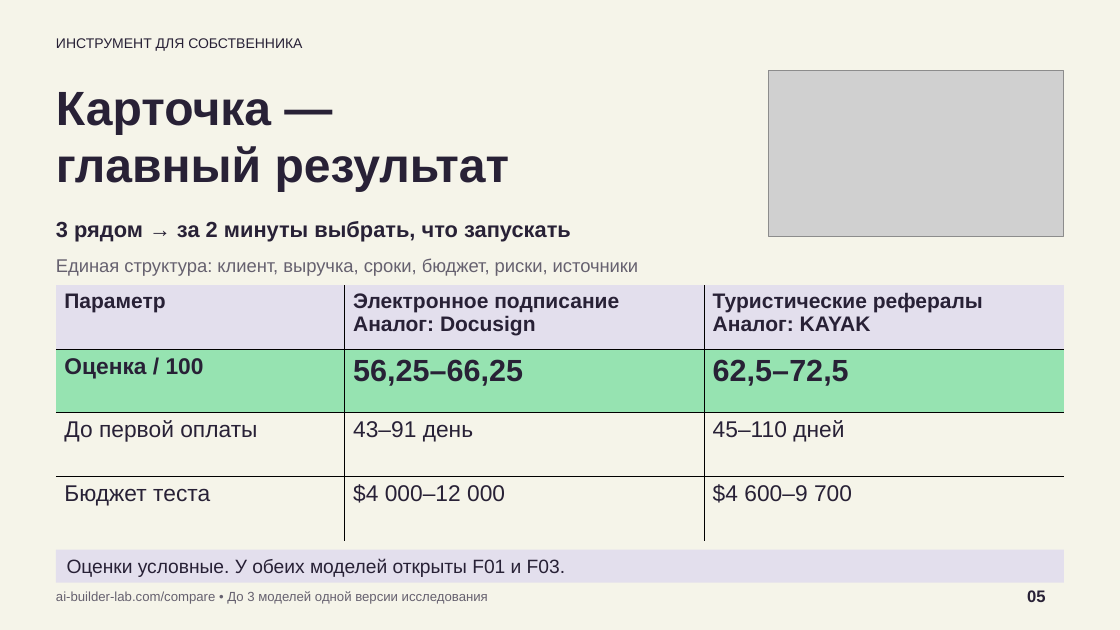
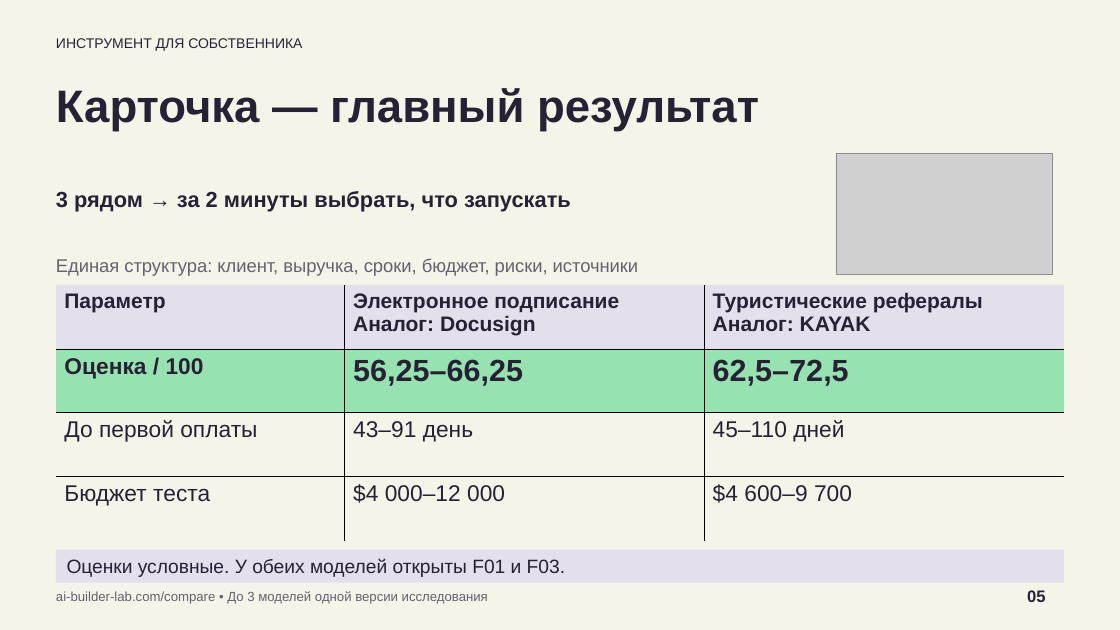
Before and after one commit to bcmle/test_ai_builder, a slide deck: slide 5 of presentation/AI-Builder-CEO.pptx. Drawn at 1120x630 pixels with LibreOffice and Linux fonts; fonts in the diff are those of the drawing; grey boxes stand for pictures. Boxes give left, top, right and bottom in pixels: in the first picture for what was removed or moved away, otherwise in the second. Text is boxed around its words. In the diff, an @@ line names an element or a change of style, - is before the commit and + after.

```diff
--- a/presentation/AI-Builder-CEO.pptx
+++ b/presentation/AI-Builder-CEO.pptx
@@ text at (x1=56, y1=88, x2=759, y2=131): text changed; size 41.2 to 39 pt @@
-Карточка —
-главный результат
+Карточка — главный результат
@@ picture resized from (x1=769, y1=70, x2=1065, y2=236) to (x1=836, y1=153, x2=1052, y2=275) @@
@@ text "3 рядом → за 2 ..." moved from (x1=56, y1=221, x2=571, y2=242) to (x1=56, y1=191, x2=571, y2=212) @@
```
Also in this commit, not shown: 1 other slide changed, 5 other files.
